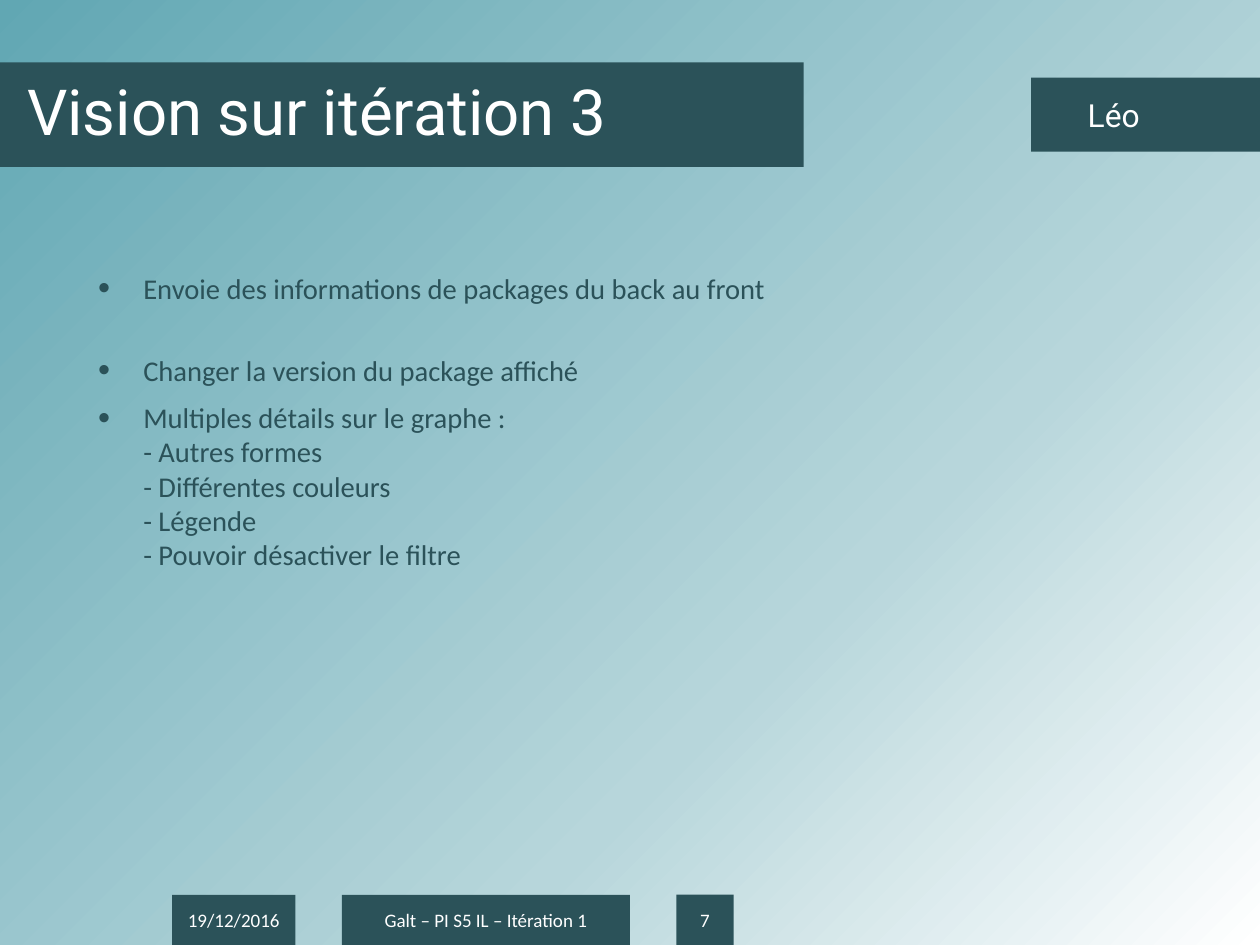
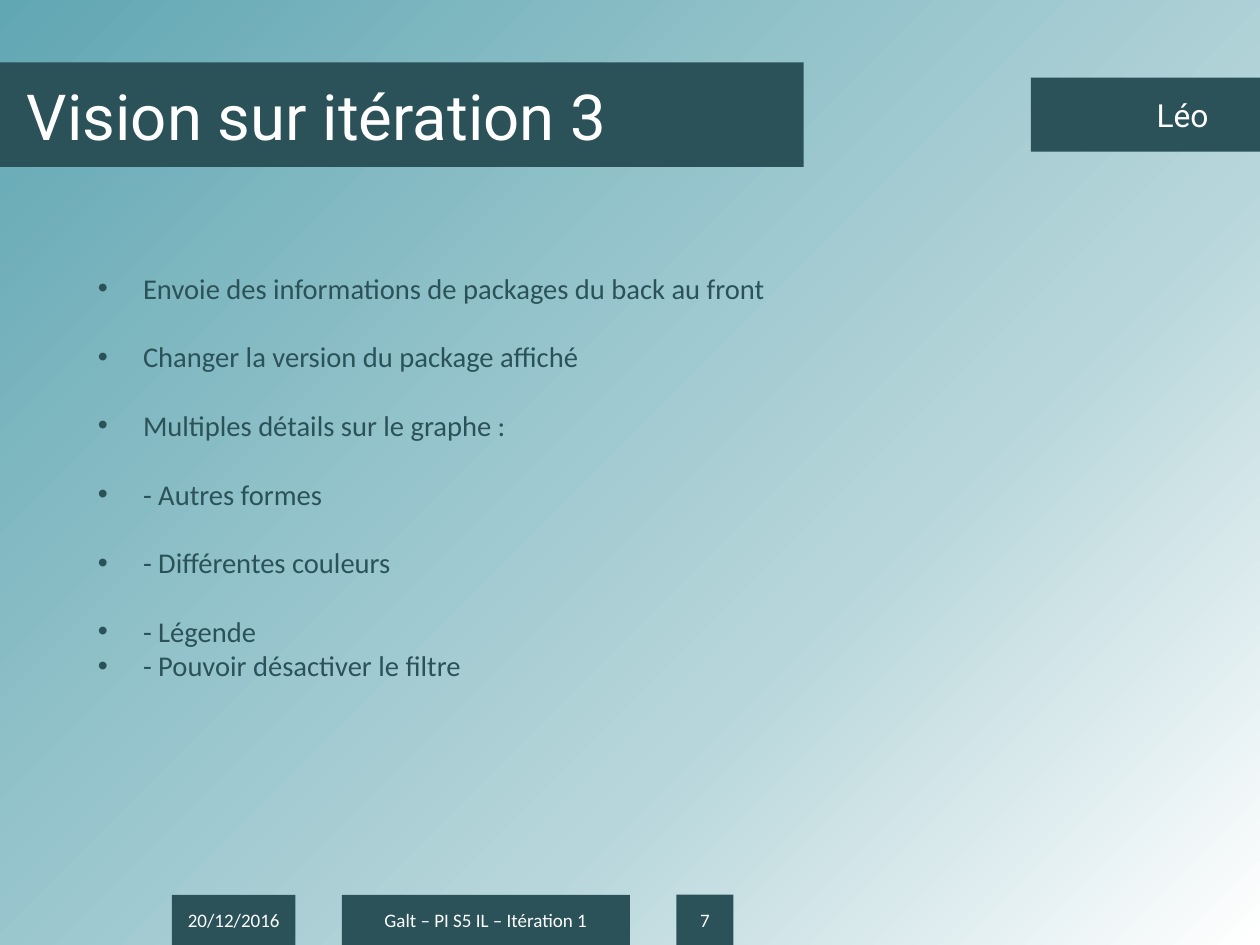
Before and after one commit to antonin-charrier/Project-Galt, a slide deck: slide 7 of Itérations/Présentation IT2.pptx. Drawn at 1260x945 pixels with LibreOffice and Linux fonts; fonts in the diff are those of the drawing; background and template pictures are left out. Boxes give left, top, right and bottom in pixels: in the first picture for what was removed or moved away, otherwise in the second. Text is boxed around its words. In the diff, an @@ line names an element or a change of style, - is before the commit and + after.

```diff
--- a/Itérations/Présentation IT2.pptx
+++ b/Itérations/Présentation IT2.pptx
@@ rectangle "Vision sur itération 3" at (0, 63, 804, 167): line spacing 0.9 to 1; title to rectangle @@
@@ rectangle "Léo" at (1031, 78, 1260, 152): less space between paragraphs; text to rectangle @@
@@ text "Envoie des informations de packages ..." at (143, 279, 765, 676): less space between paragraphs @@
@@ text in rectangle at (188, 914, 280, 928): text changed @@
-19/12/2016
+20/12/2016
```
Also in this commit, not shown: 7 other slides changed.
